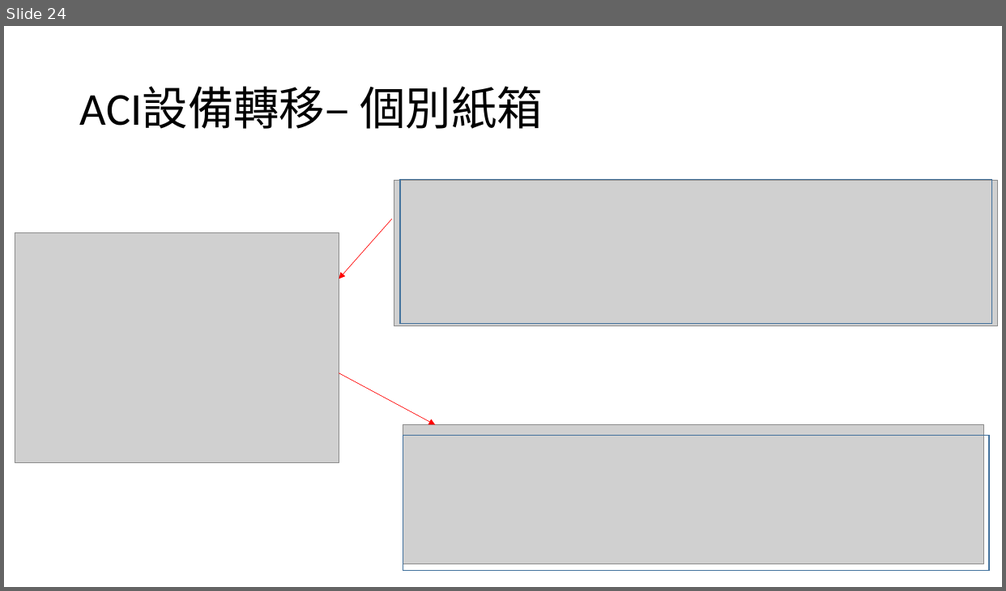
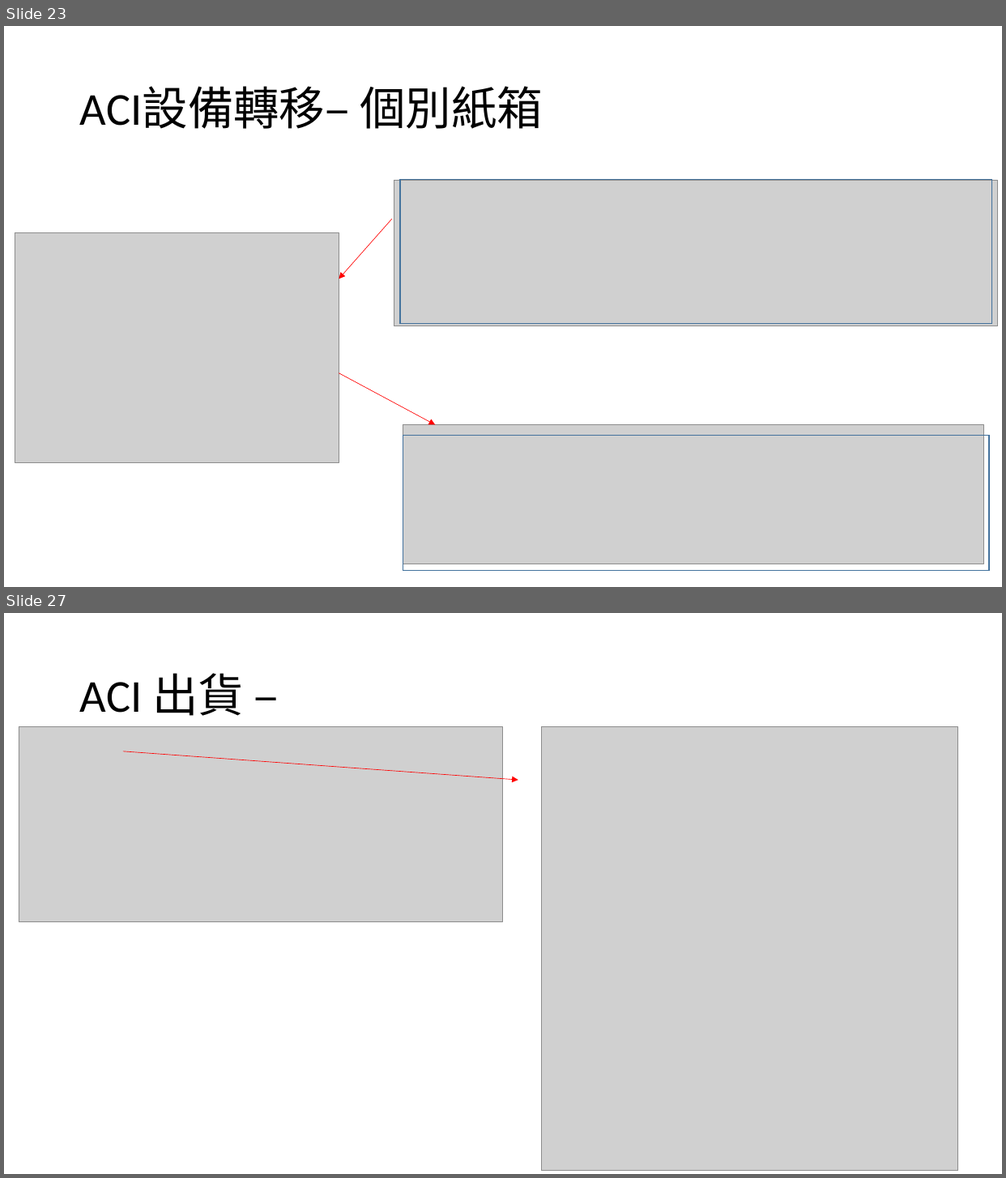
Before and after one commit to CrayHung/twoway-scanner, a slide deck: ACI庫存操作.pptx. Shown one above the other, each under a label of ours: slide 24 before the commit, slides 23 and 27 after it; the slides between them are not shown. The pictures are 1006x591 and 1006x1178 pixels, drawn with LibreOffice and Linux fonts; fonts in the diff are those of the drawing; grey boxes stand for pictures. Boxes give left, top, right and bottom in pixels: in the first picture for what was removed or moved away, otherwise in the second. Text is boxed around its words. In the diff, an @@ line names an element or a change of style, - is before the commit and + after.

Commit message:
新增出貨清單+已出貨歷史清單

```diff
--- a/ACI庫存操作.pptx
+++ b/ACI庫存操作.pptx
@@ slide 27 added at (x1=4, y1=613, x2=1002, y2=1174), background #FFFFFF @@
@@ title added at (x1=80, y1=673, x2=244, y2=716), 44 pt, text #000000 @@
+ACI 出貨 –
@@ picture added at (x1=19, y1=726, x2=503, y2=922) @@
@@ picture added at (x1=542, y1=726, x2=958, y2=1171) @@
@@ arrow added from (123, 752) to (518, 780), #FF0000 0.5 pt @@
@@ what was slide 24 is now slide 23 @@
```
Also in this commit, not shown: 18 slides changed, 2 other slides added, 3 slides removed, 2 other files.
